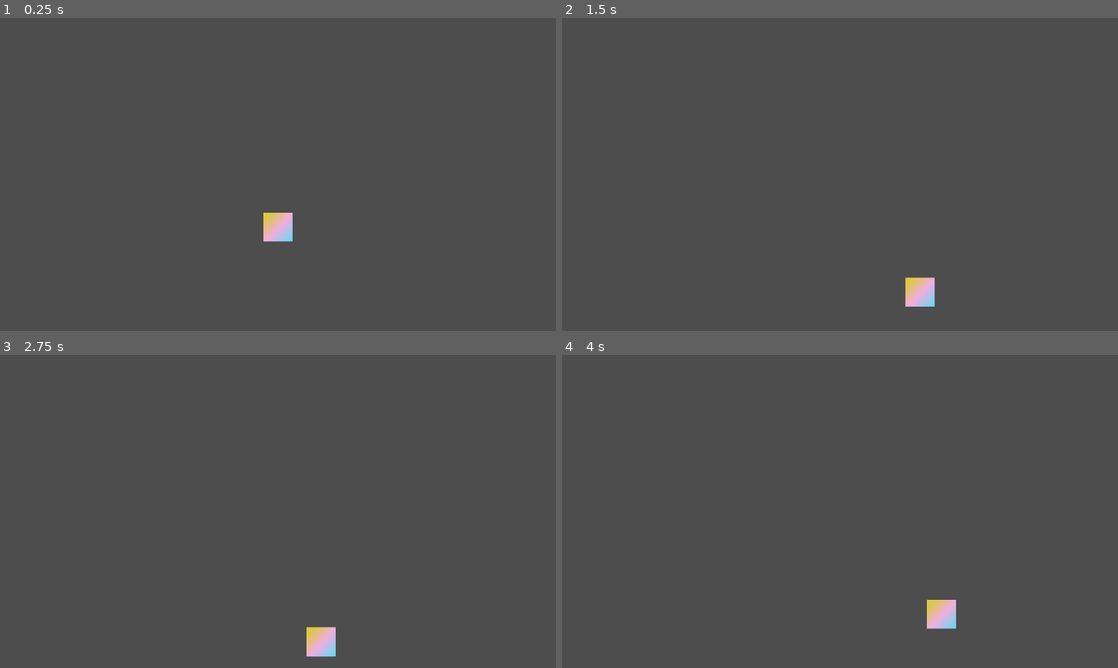
Above: before the commit, frames 1-4 (two rows, left to right).
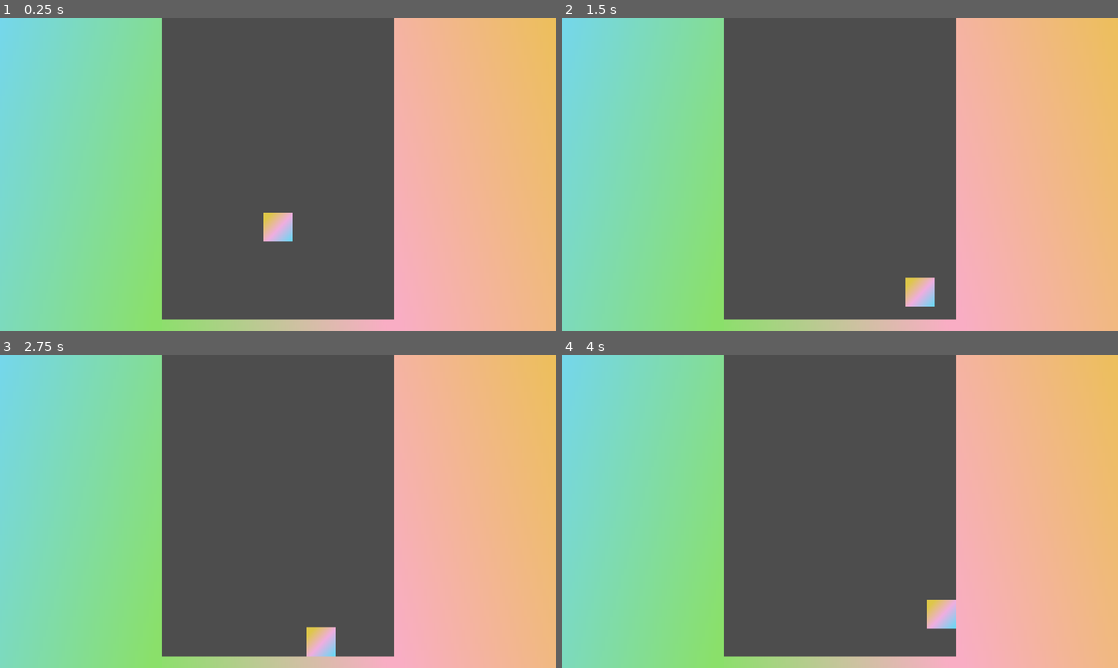
Above: after the commit, the same moments.

Repository: BoopEnthusiast/Mini-Jam-175
Game: Godot game, scene res://worlds/main.tscn
Same seed, same stepped clock (60 frames per second), same inputs: the game is played once before the commit and once after it.
Inputs:
- Up to frame 1 (0.25 s): no input
- Up to frame 2 (1.5 s): hold D (right) from 0.53 s (still down); tap Space (jump) at 0.77 s
- Up to frame 3 (2.75 s): tap Space (jump) at 1.52 s; tap Enter at 2 s; release D (right) at 2.03 s; hold A (left) from 2.03 s (still down)
- Up to frame 4 (4 s): release A (left) at 2.78 s; hold D (right) from 2.78 s (still down); tap Space (jump) at 3.02, 3.77 s

The runs differ from the first frame. In frame 1, 60% of the frame differs, in the area x 0-100%, y 0-100%; in frame 2, 60%; in frame 3, 60%; in frame 4, 60%.

Commit message:
add wall textures

Diff:
--- a/objects/container.tscn
+++ b/objects/container.tscn
@@ -1,8 +1,43 @@
-[gd_scene format=3 uid="uid://cwjahemx1p0f7"]
+[gd_scene load_steps=7 format=3 uid="uid://cwjahemx1p0f7"]
+
+[sub_resource type="Gradient" id="Gradient_k0pck"]
+colors = PackedColorArray(0.453526, 0.840693, 0.958384, 1, 0.542635, 0.881193, 0.418778, 1)
+
+[sub_resource type="GradientTexture2D" id="GradientTexture2D_m2n45"]
+gradient = SubResource("Gradient_k0pck")
+fill_to = Vector2(0.990826, 0.678899)
+
+[sub_resource type="Gradient" id="Gradient_8gmc1"]
+colors = PackedColorArray(0.542635, 0.881193, 0.418778, 1, 0.976944, 0.682097, 0.769168, 1)
+
+[sub_resource type="GradientTexture2D" id="GradientTexture2D_w3e5m"]
+gradient = SubResource("Gradient_8gmc1")
+fill_from = Vector2(0, 0.43913)
+fill_to = Vector2(1, 0.33913)
+
+[sub_resource type="Gradient" id="Gradient_cs6ya"]
+colors = PackedColorArray(0.976944, 0.682097, 0.769168, 1, 0.925984, 0.755357, 0.332448, 1)
+
+[sub_resource type="GradientTexture2D" id="GradientTexture2D_w7l1g"]
+gradient = SubResource("Gradient_cs6ya")
+fill_from = Vector2(0, 0.682609)
 
 [node name="Container" type="StaticBody2D"]
 
 [node name="Collider" type="CollisionPolygon2D" parent="."]
 polygon = PackedVector2Array(-400, 500, -400, -600, -1000, -600, -1000, 900, 1000, 900, 1000, -600, 400, -600, 400, 500)
 
-[node name="Sprite2D" type="Sprite2D" parent="."]
+[node name="LeftWall" type="Sprite2D" parent="."]
+position = Vector2(-700, 150)
+scale = Vector2(9.375, 23.4375)
+texture = SubResource("GradientTexture2D_m2n45")
+
+[node name="Floor" type="Sprite2D" parent="."]
+position = Vector2(7.39098e-06, 700)
+scale = Vector2(12.5, 6.25)
+texture = SubResource("GradientTexture2D_w3e5m")
+
+[node name="RightWall" type="Sprite2D" parent="."]
+position = Vector2(700, 150)
+scale = Vector2(9.375, 23.4375)
+texture = SubResource("GradientTexture2D_w7l1g")
